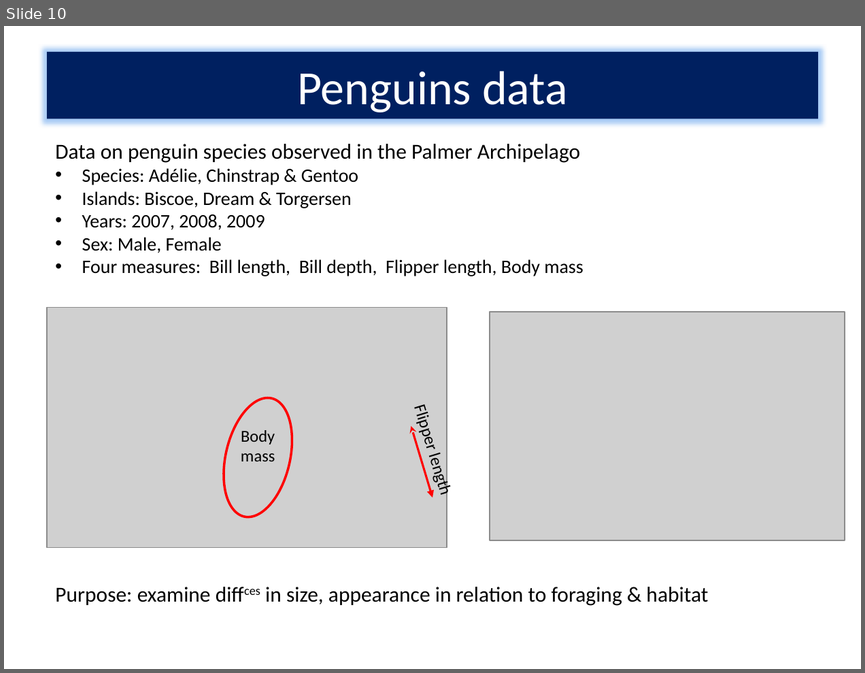
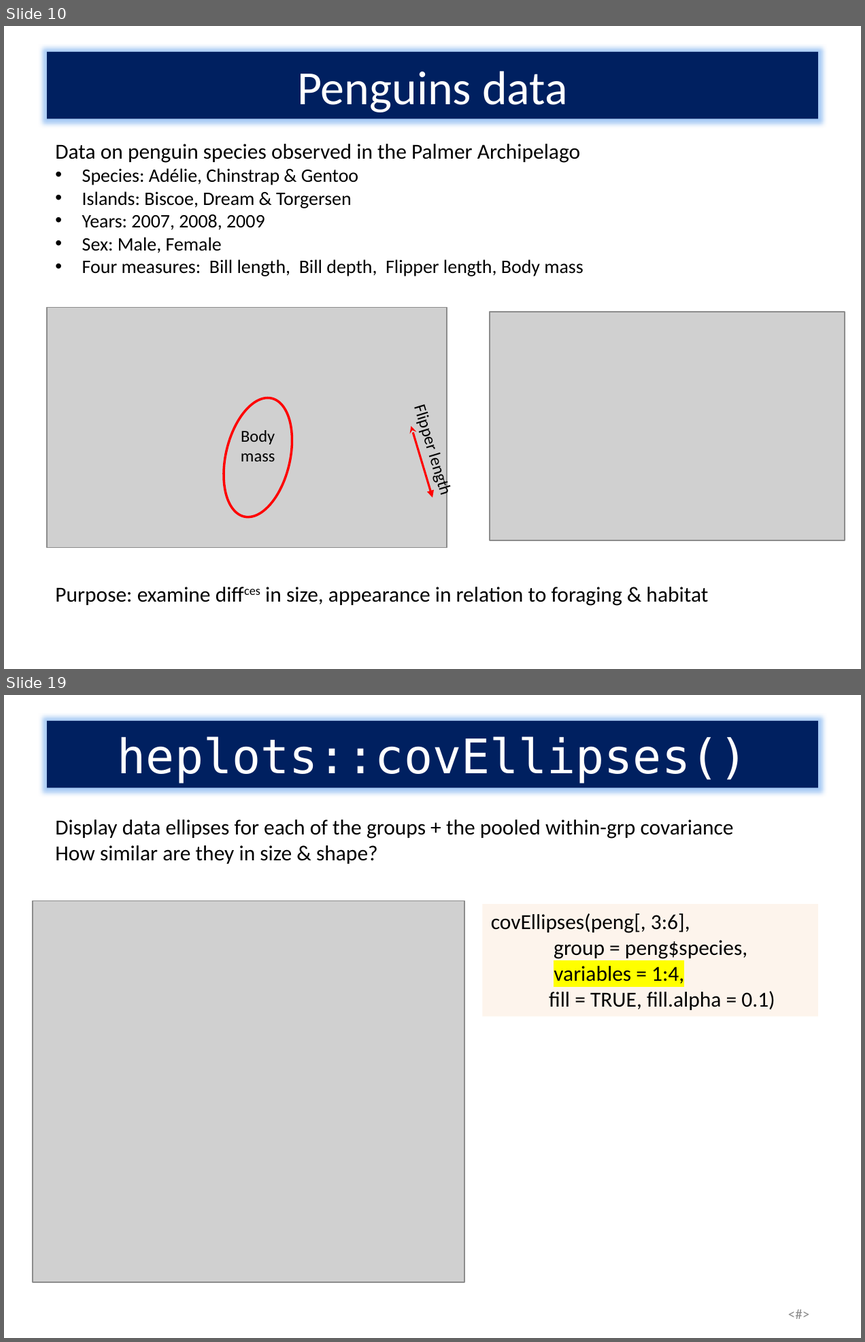
Before and after one commit to friendly/Vis-MLM-book, a slide deck: talks/VisMLM-QM-Forum.pptx. Shown one above the other, each under a label of ours: slide 10 before the commit, slides 10 and 19 after it; the slides between them are not shown. The pictures are 865x673 and 865x1342 pixels, drawn with LibreOffice and Linux fonts; fonts in the diff are those of the drawing; grey boxes stand for pictures. Boxes give left, top, right and bottom in pixels: in the first picture for what was removed or moved away, otherwise in the second. Text is boxed around its words. In the diff, an @@ line names an element or a change of style, - is before the commit and + after.

```diff
--- a/talks/VisMLM-QM-Forum.pptx
+++ b/talks/VisMLM-QM-Forum.pptx
@@ slide 19 added at [4, 695, 861, 1338], background #FFFFFF @@
@@ title added at [47, 721, 818, 787], fill #002060, 40 pt, text #FFFFFF @@
+heplots::covEllipses()
@@ text added at [55, 819, 734, 864], 18 pt, text #000000 @@
+Display data ellipses for each of the groups + the pooled within-grp covariance
+How similar are they in size & shape?
@@ picture added at [33, 900, 464, 1282] @@
@@ rectangle added at [482, 904, 818, 1016], fill #FDEADA at 50% opacity, 18 pt, text #000000 @@
+covEllipses(peng[, 3:6],
+group = peng$species,
+variables = 1:4,
+fill = TRUE, fill.alpha = 0.1)
@@ text added at [618, 1302, 818, 1325], 12 pt, text #8C8C8C @@
+<#>
```
Also in this commit, not shown: 19 other slides added, 7 other files.
